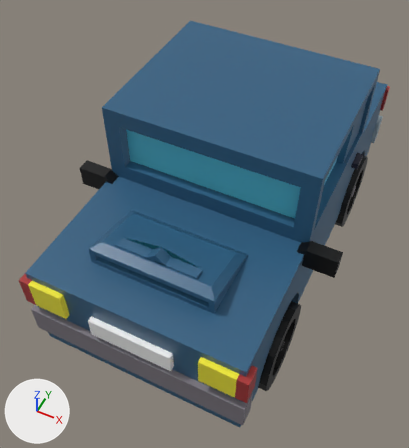
An edit to the Blender file Assets/CarModelsPack/Car8Blue.blend, drawn before and after from the same camera.
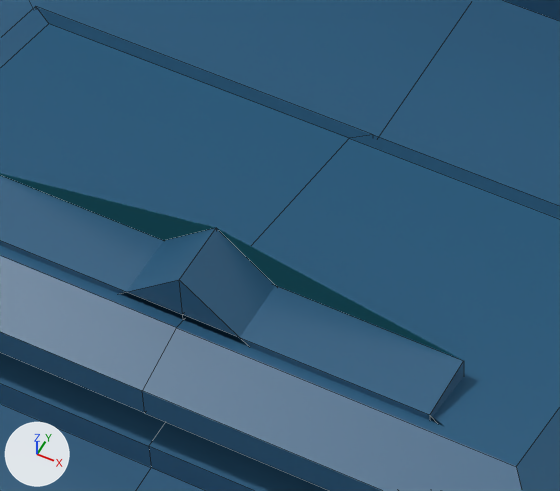
There are two pictures of each version: one whole from a camera (50 mm lens) standing at (6.38, -15.47, 20.86) and looking at (-0.6, -1.52, 3.42), one close up on the part from 31% to 53% of the width and 47% to 65% of the height. Every picture has the same lights, and +X, +Y and +Z are marked at lower left. The close-ups show mesh edges as thin lines.

Names of what the first close-up shows: 'Car8Blue'.
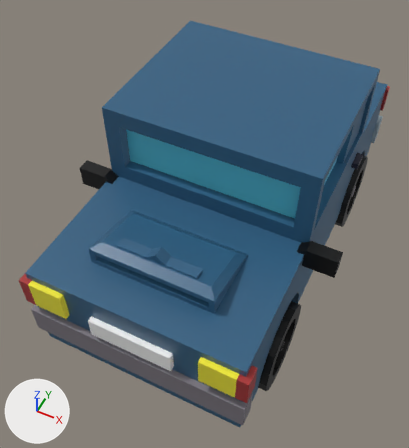
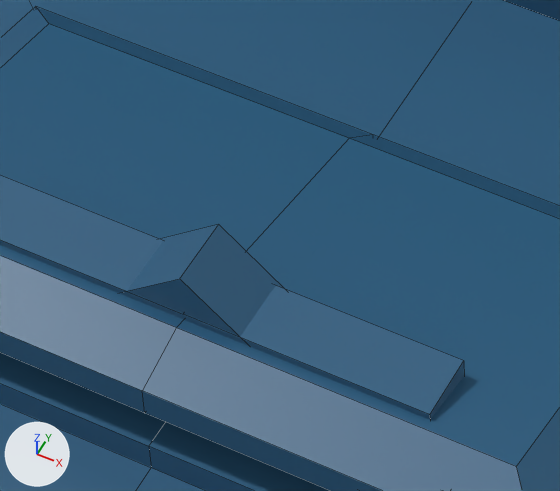
Changed parts and their boxes [x1, y1, x2, y2] in the close-ups (560 x 491 px):
'Car8Blue', reshaped, modifiers changed
    both: [0, 0, 560, 491]
part 1 of me_car8blue, built on
    before: [0, 173, 462, 426]
    after: [0, 0, 473, 491]

Diff of the bpy script that builds the scene:
```diff
--- a/Assets/CarModelsPack/Car8Blue.blend.py
+++ b/Assets/CarModelsPack/Car8Blue.blend.py
@@ me_car8blue @@
 # used by ob_car8blue; location = (0.0, 0.0, 0.0)
-me_car8blue.from_pydata(...)  # 575 vertices, 486 faces, 1 loose edge; spans x 0.0..5.2, y -8.2..8.4, z 0.0..8.9
+me_car8blue.from_pydata(...)  # 1105 vertices, 968 faces, 2 loose edges; spans x -5.2..5.2, y -8.2..8.4, z 0.0..8.9
+# me_car8blue part 1
+# 4 faces are deleted
+# 71 vertices are added at x -4.0..-1.5, y -6.6..6.8, z 1.8..8.5
+# 9 new vertices lie (-4.0, 0.0, 0.0) away from vertices in x 0.0, y -8.0..8.0, z 1.8..8.9
+# 8 new vertices lie (-4.2, 0.0, 0.0) away from vertices in x 0.0, y -8.2..8.4, z 2.6..3.8
+# 6 new vertices lie (-1.5, 0.0, 0.0) away from vertices in x 0.0, y -8.2..-5.8, z 4.0..6.6
+# 11 new vertices lie (2.3, 0.0, 0.0) away from vertices in x -4.0, y -6.5..-2.3, z 1.8..3.9
+# 5 new vertices lie (0.4, 0.0, 0.0) away from vertices in x -4.0, y -2.3..3.6, z 6.2..8.5
+# 1 loose edge is added
+# 102 new faces join them
 me_car8blue.materials.append(mat_car8bluematerial)
@@ ob_car8blue @@
 ob_car8blue.location = (0.0, 0.0, 0.0)
-_m = ob_car8blue.modifiers.new('Mirror', 'MIRROR')
-_m.use_clip = True
```
